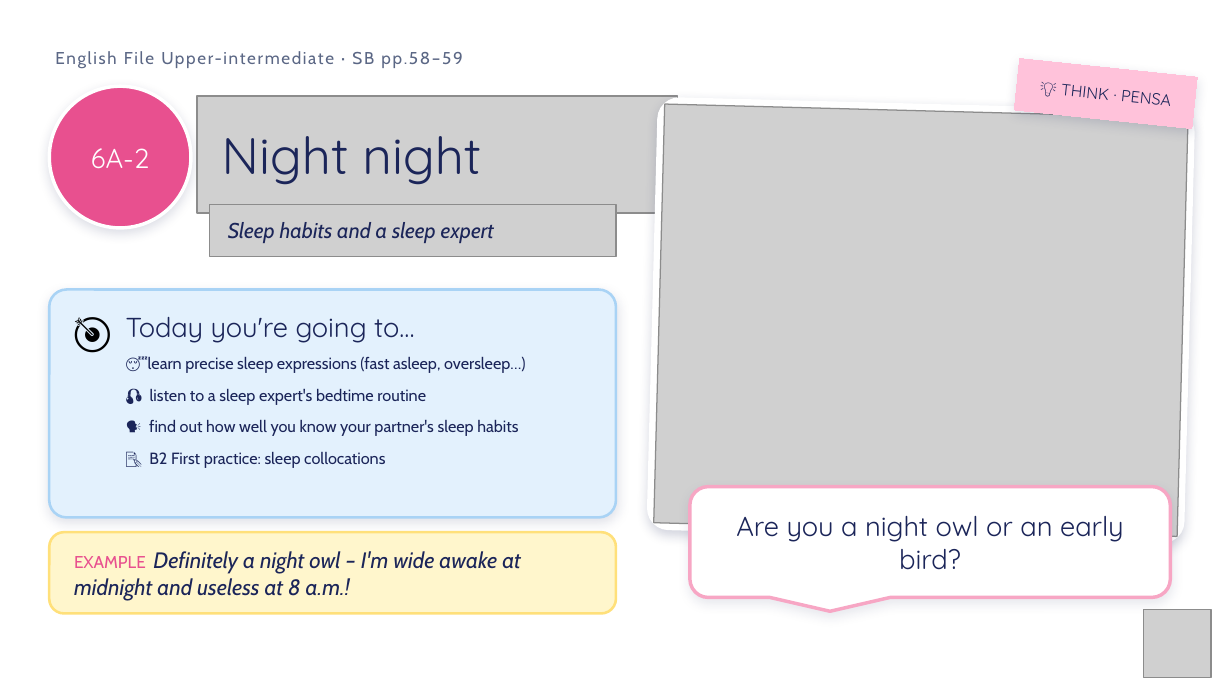
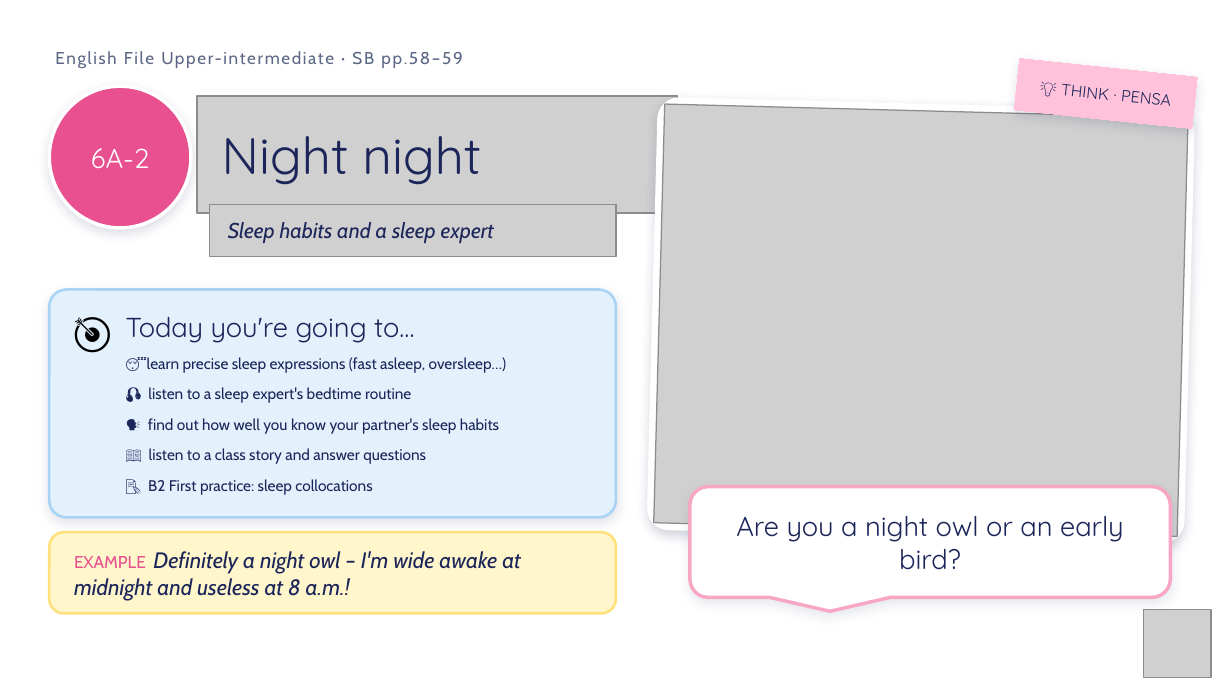
Before and after one commit to londonlanguageschool/Bagheria-, a slide deck: slide 1 of materials/B2/B2_6A-2_Night_night_2.pptx. Drawn at 1232x693 pixels with LibreOffice and Linux fonts; fonts in the diff are those of the drawing; grey boxes stand for pictures; background and template pictures are left out. Boxes give left, top, right and bottom in pixels: in the first picture for what was removed or moved away, otherwise in the second. Text is boxed around its words. In the diff, an @@ line names an element or a change of style, - is before the commit and + after.

```diff
--- a/materials/B2/B2_6A-2_Night_night_2.pptx
+++ b/materials/B2/B2_6A-2_Night_night_2.pptx
@@ text at (147, 357, 506, 495): size 9.5 to 9 pt in "😴 learn precise sleep expressions (fast asleep, ...", "🎧 listen to a sleep expert's bedtime ...", "🗣️ find out how well you know ...", "📝 B2 First practice: sleep collocations" @@
@@ text at (149, 448, 426, 464): paragraph added @@
+📖 listen to a class story and answer questions
```
Also in this commit, not shown: 6 other slides changed, 2 slides added, 25 other files.
